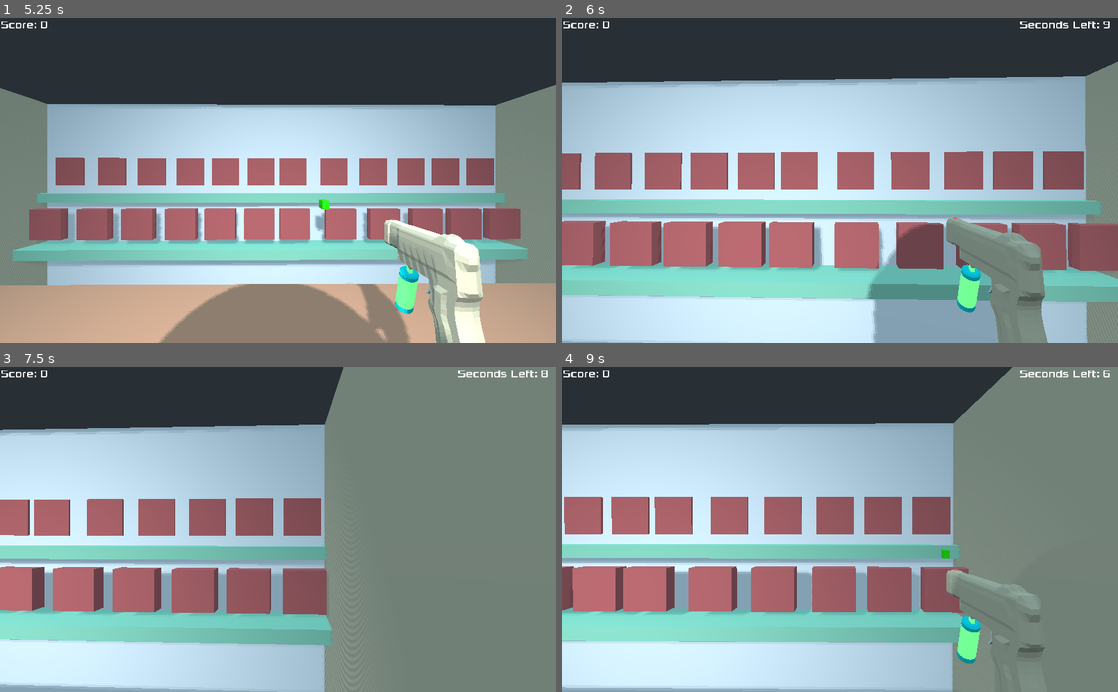
Above: before the commit, frames 1-4 (two rows, left to right).
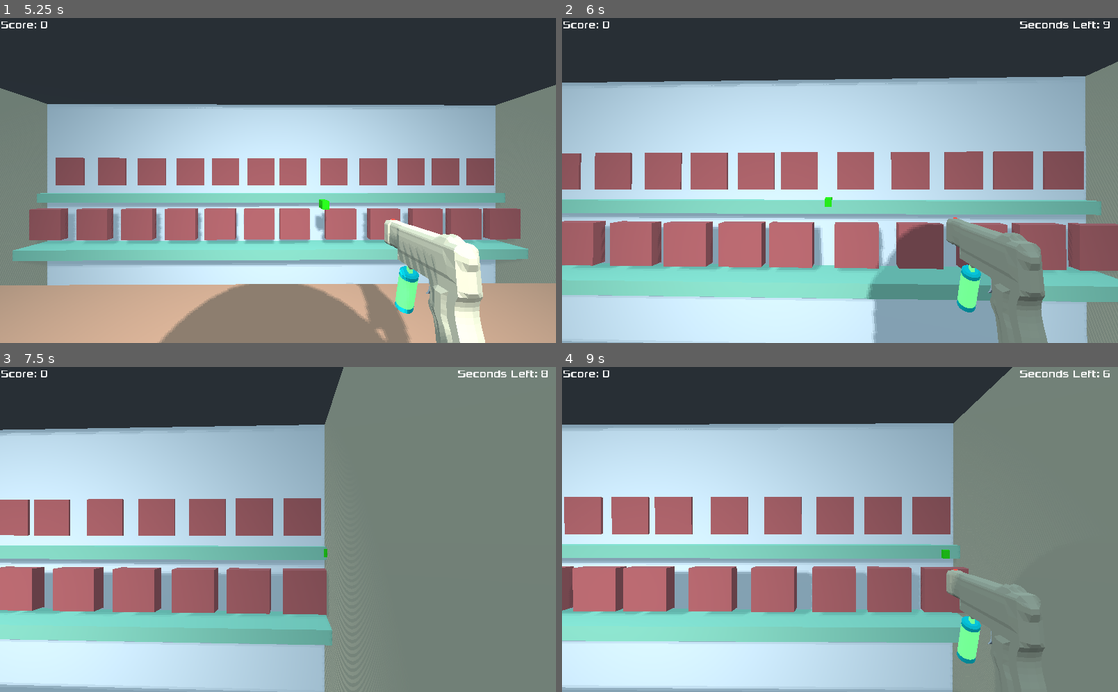
Above: after the commit, the same moments.

Repository: EricWRogers/GodotAccurateBulletPhysicsTutorial
Game: Godot game, scene res://Scenes/Game.tscn
Same seed, same stepped clock (60 frames per second), same inputs: the game is played once before the commit and once after it.
Inputs (mouse positions are in pixels of both pictures, inside the frame that each line leads up to):
- Up to frame 1 (5.25 s): tap Enter every 0.75 s from 0.5 to 4.25 s; move the mouse to (305, 180) at 0.52 s; press the mouse at (305, 180) at 0.53 s; hold W (move_forward) from 0.53 s (still down); move the mouse to (250, 180) at 1.27 s; release the mouse at (250, 180) at 1.28 s; click (250, 180) at 1.35 s; move the mouse to (289, 174) at 2.02 s; press the mouse at (289, 174) at 2.03 s; move the mouse to (272, 187) at 2.77 s; release the mouse at (272, 187) at 2.78 s; click (272, 187) at 2.85 s; move the mouse to (316, 183) at 3.52 s; press the mouse at (316, 183) at 3.53 s; move the mouse to (233, 177) at 4.27 s; release the mouse at (233, 177) at 4.28 s; click (233, 177) at 4.35 s; move the mouse to (283, 180) at 5.02 s; press the mouse at (283, 180) at 5.03 s
- Up to frame 2 (6 s): move the mouse to (817, 174) at 5.77 s; release W (move_forward) at 5.78 s; release the mouse at (817, 174) at 5.78 s; hold D (move_right) from 5.78 s (still down); click (817, 174) at 5.85 s
- Up to frame 3 (7.5 s): move the mouse to (305, 529) at 6.52 s; release D (move_right) at 6.53 s; press the mouse at (305, 529) at 6.53 s; hold W (move_forward) from 6.53 s (still down); move the mouse to (250, 529) at 7.27 s; release the mouse at (250, 529) at 7.28 s; click (250, 529) at 7.35 s
- Up to frame 4 (9 s): move the mouse to (851, 523) at 8.02 s; press the mouse at (851, 523) at 8.03 s; move the mouse to (834, 536) at 8.77 s; release W (move_forward) at 8.78 s; release the mouse at (834, 536) at 8.78 s; hold A (move_left) from 8.78 s (still down); click (834, 536) at 8.85 s

Frame 1 is identical in both runs. In frame 2, less than 0.1% of the frame differs, in the area x 47-49%, y 55-59%; in frame 3, less than 0.1%; in frame 4, less than 0.1%.

Commit message:
change node type

Diff:
--- a/Prefabs/Bullet.tscn
+++ b/Prefabs/Bullet.tscn
@@ -10,7 +10,7 @@
 [sub_resource type="CubeMesh" id=3]
 material = SubResource( 2 )
 
-[node name="Bullet" type="Area"]
+[node name="Bullet" type="Spatial"]
 script = ExtResource( 1 )
 
 [node name="CollisionShape" type="CollisionShape" parent="."]
@@ -25,5 +25,4 @@
 wait_time = 5.0
 one_shot = true
 autostart = true
-[connection signal="body_entered" from="." to="." method="_on_Bullet_body_entered"]
 [connection signal="timeout" from="Timer" to="." method="_on_Timer_timeout"]
--- a/Scripts/Bullet.gd
+++ b/Scripts/Bullet.gd
@@ -1,4 +1,4 @@
-extends Area
+extends Spatial
 
 var bullet_speed : int = 20
 
